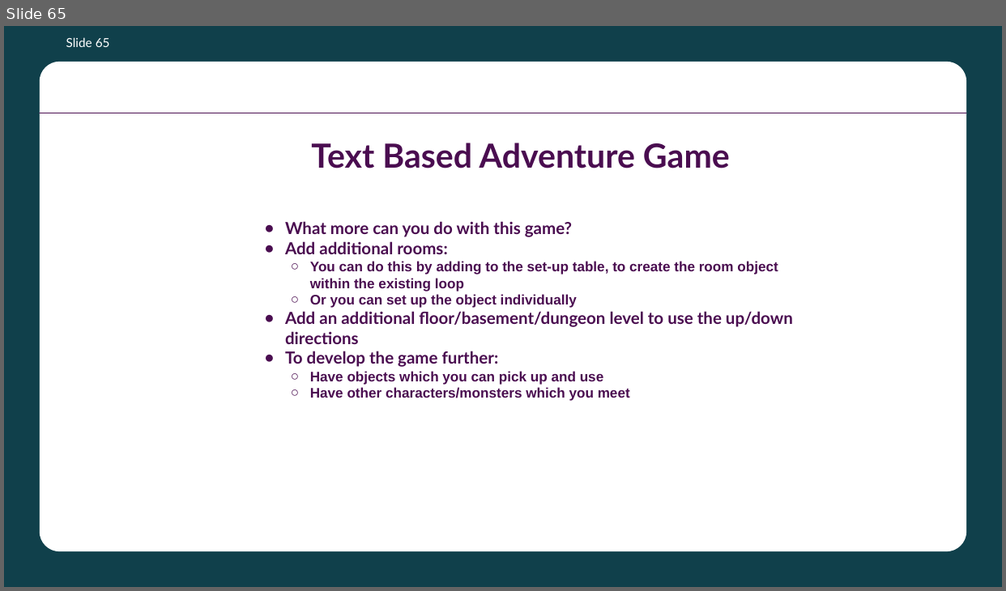
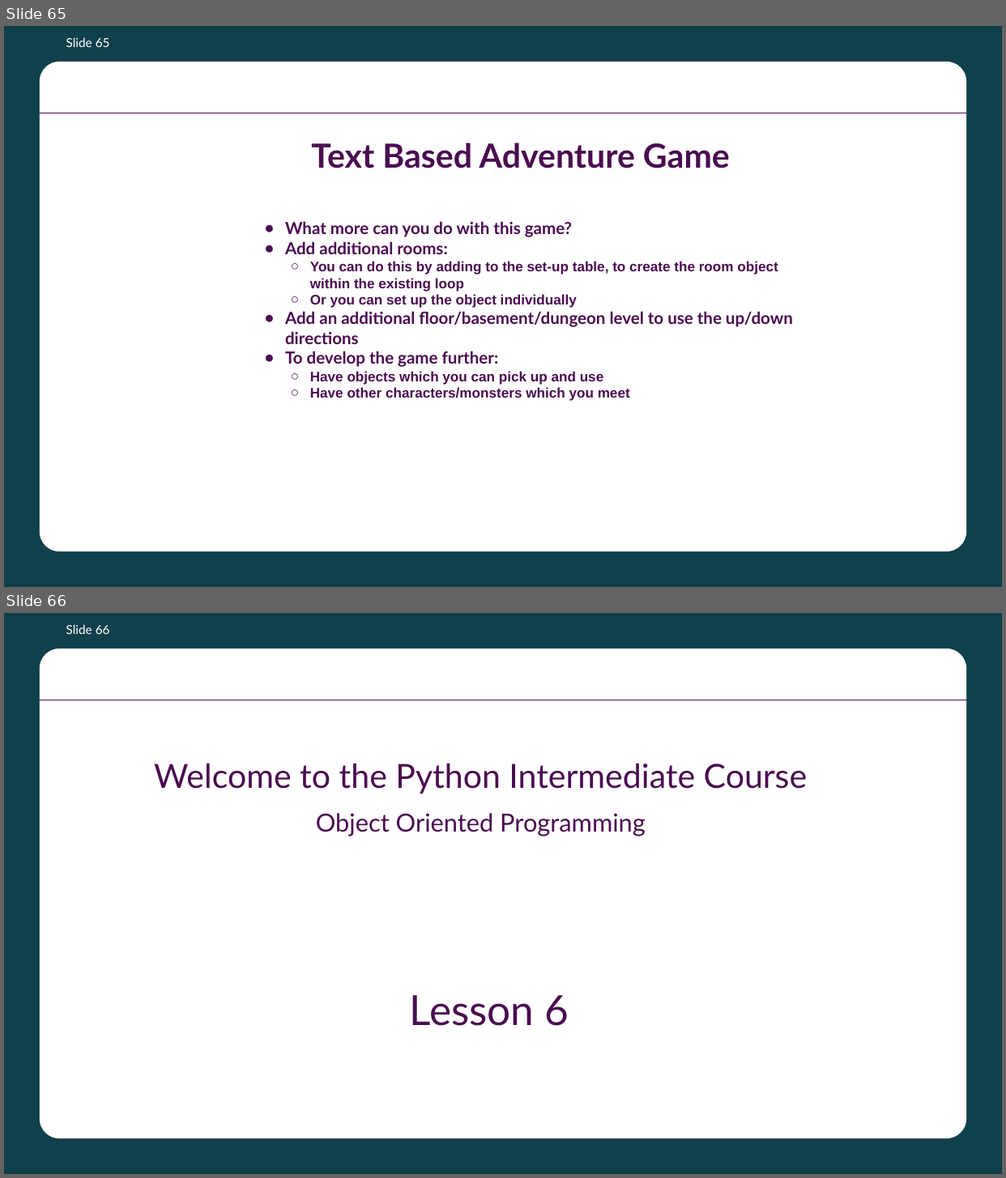
Before and after one commit to batecsw/OOP_class_work, a slide deck: Python OOP Course Presentation.pptx. Shown one above the other, each under a label of ours: slide 65 before the commit, slides 65 and 66 after it. The pictures are 1006x591 and 1006x1178 pixels, drawn with LibreOffice and Linux fonts; fonts in the diff are those of the drawing; background and template pictures are left out. Boxes give left, top, right and bottom in pixels: in the first picture for what was removed or moved away, otherwise in the second. Text is boxed around its words. In the diff, an @@ line names an element or a change of style, - is before the commit and + after.

Commit message:
Update Info from Lesson 7

```diff
--- a/Python OOP Course Presentation.pptx
+++ b/Python OOP Course Presentation.pptx
@@ slide 66 added at (4, 613, 1002, 1174), background #10404B; not listed: 2 template elements that a slide beside it also shows @@
@@ page number added at (66, 624, 110, 634), 18 pt, text #FFFFFF @@
+Slide 66
@@ text added at (154, 763, 807, 837), 48 pt, text #4A0D50 @@
+Welcome to the Python Intermediate Course
+Object Oriented Programming
@@ text added at (410, 995, 569, 1026), 60 pt, text #4A0D50 @@
+Lesson 6
```
Also in this commit, not shown: 11 other slides added, 1 other file.
